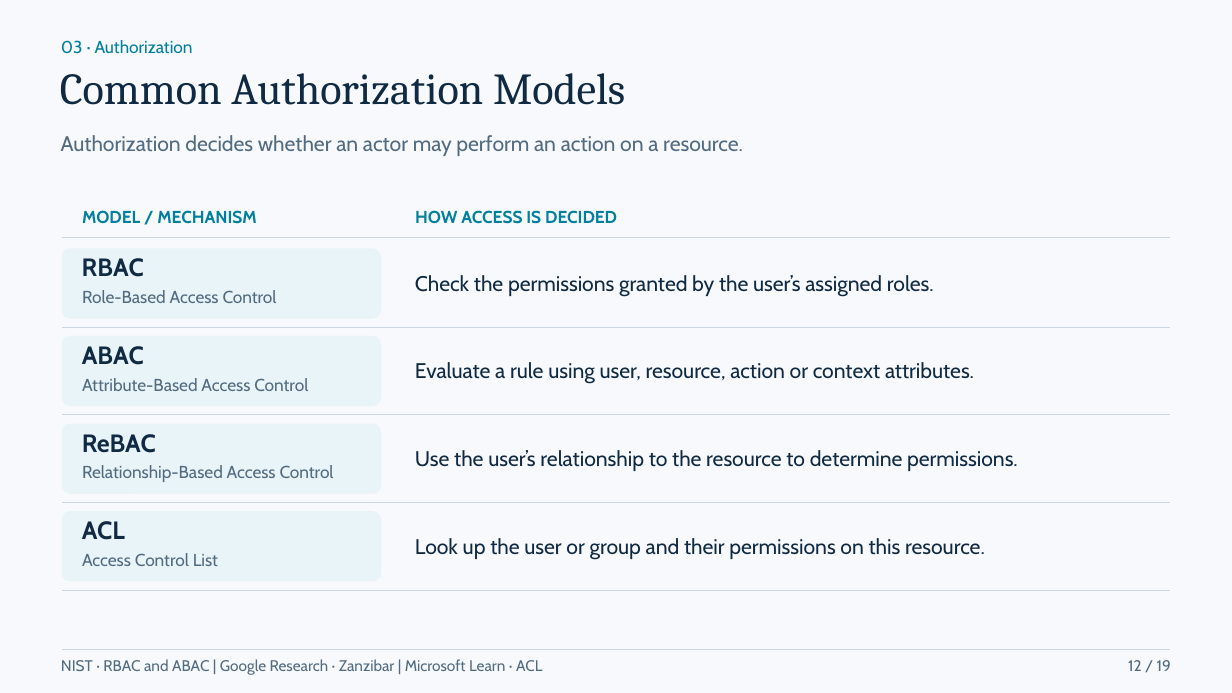
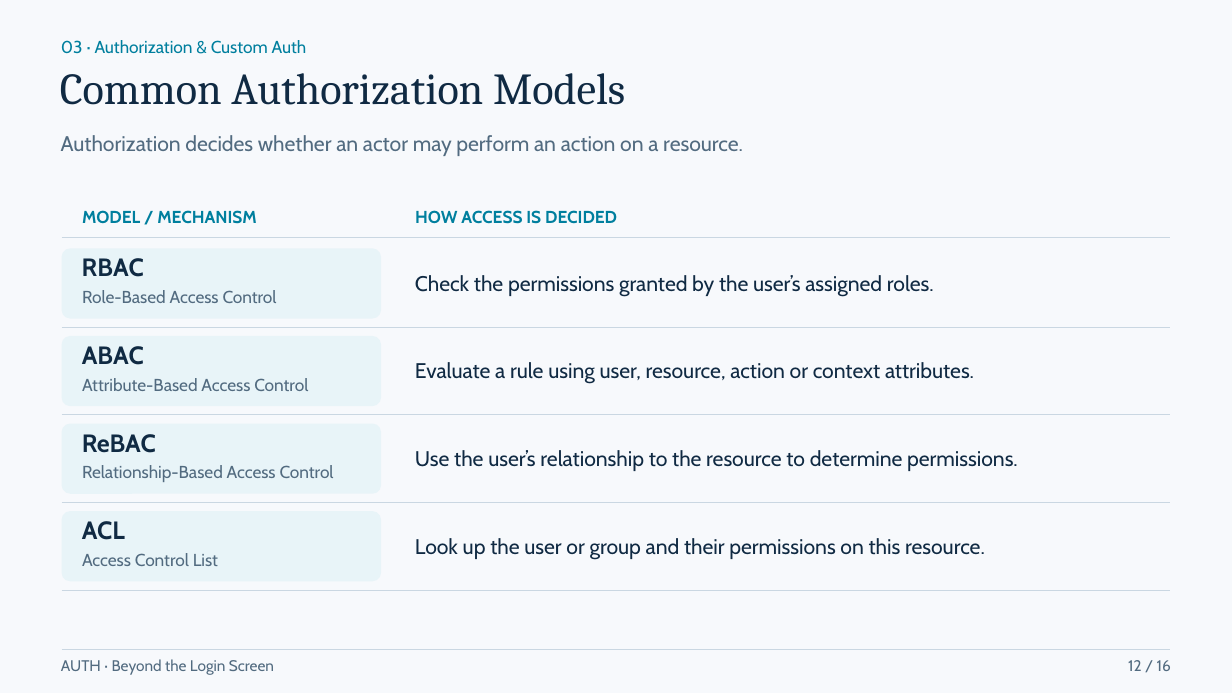
Before and after one commit to Daniiislo/TechSharing, a slide deck: slide 12 of Auth/presentation/Auth - Beyond the Login Screen.pptx. Drawn at 1232x693 pixels with LibreOffice and Linux fonts; fonts in the diff are those of the drawing. Boxes give left, top, right and bottom in pixels: in the first picture for what was removed or moved away, otherwise in the second. Text is boxed around its words. In the diff, an @@ line names an element or a change of style, - is before the commit and + after.

Commit message:
docs(auth): sync agenda and refresh exported slide deck

```diff
--- a/Auth/presentation/Auth - Beyond the Login Screen.pptx
+++ b/Auth/presentation/Auth - Beyond the Login Screen.pptx
@@ text at (x1=61, y1=40, x2=307, y2=54): text changed @@
-03 · Authorization
+03 · Authorization & Custom Auth
@@ text at (x1=61, y1=659, x2=274, y2=675): text changed @@
-NIST · RBAC and ABAC | Google Research · Zanzibar | Microsoft Learn · ACL
+AUTH · Beyond the Login Screen
@@ text at (x1=1128, y1=660, x2=1171, y2=671): text changed @@
-12 / 19
+12 / 16
```
Also in this commit, not shown: 10 other slides changed, 5 slides added, 14 slides removed, 12 other files.
